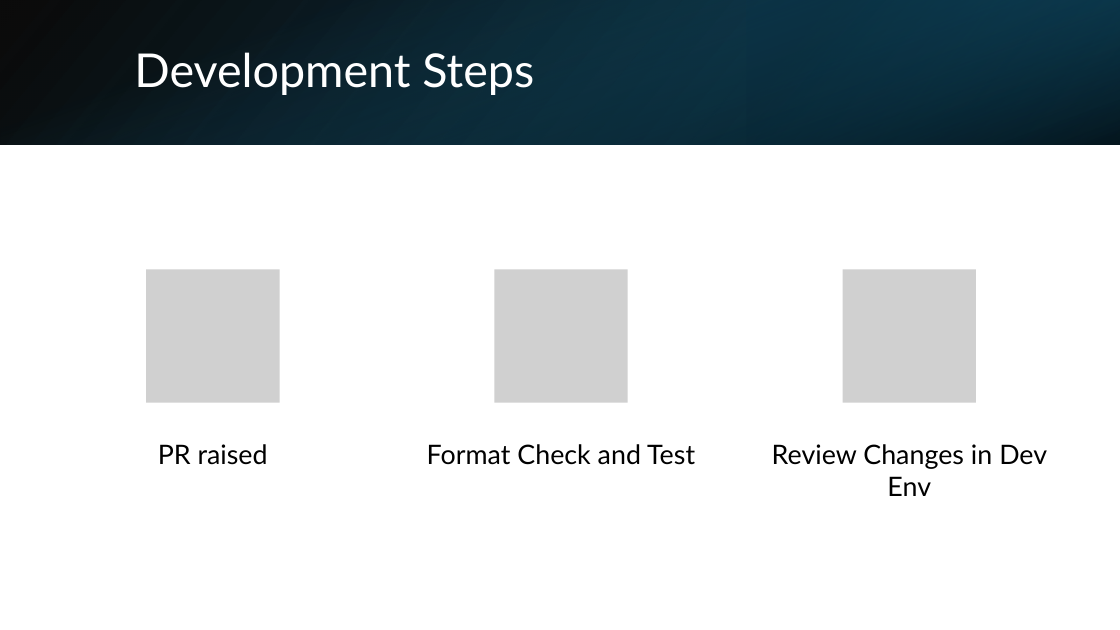
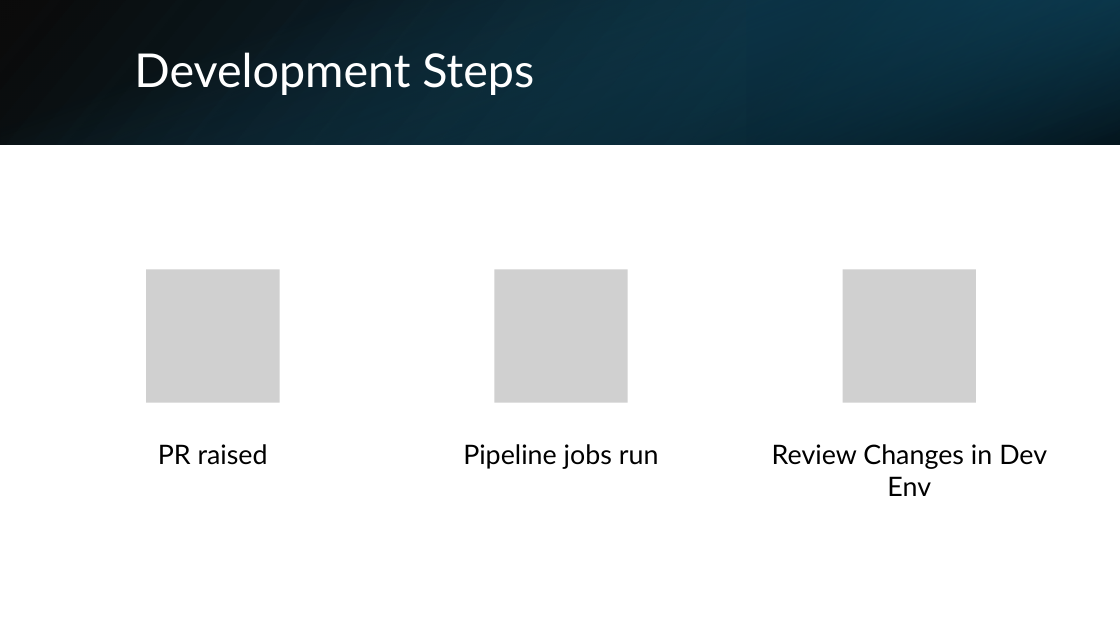
Before and after one commit to weizhe-sha/webapp-cicd-pipeline, a slide deck: slide 3 of Presentation.pptx. Drawn at 1120x630 pixels with LibreOffice and Linux fonts; fonts in the diff are those of the drawing; grey boxes stand for pictures. Boxes give left, top, right and bottom in pixels: in the first picture for what was removed or moved away, otherwise in the second. Text is boxed around its words. In the diff, an @@ line names an element or a change of style, - is before the commit and + after.

Commit message:
test

```diff
--- a/Presentation.pptx
+++ b/Presentation.pptx
@@ text at (463,444,659,469): text changed @@
-Format Check and Test
+Pipeline jobs run
```
Also in this commit, not shown: 2 other slides changed.
